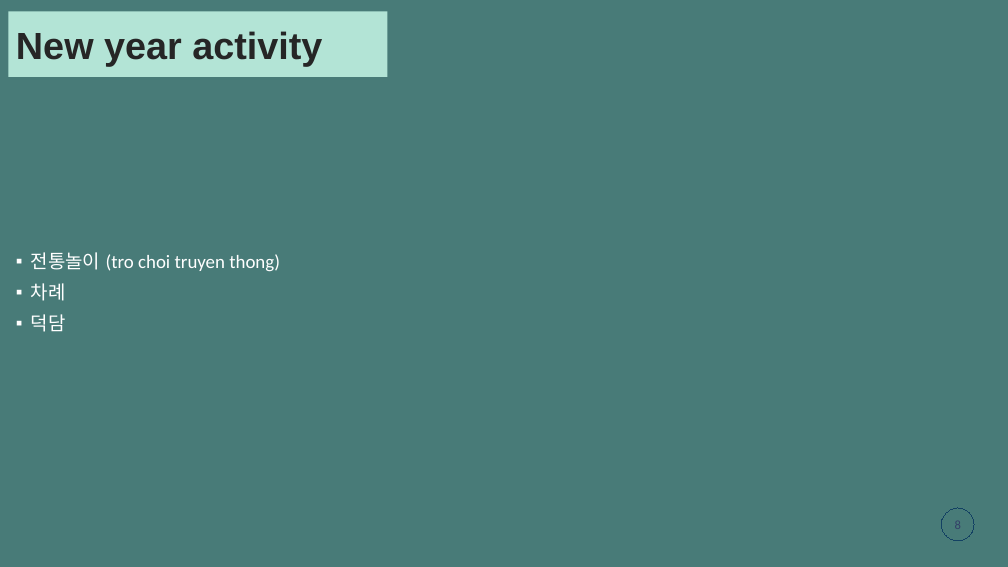
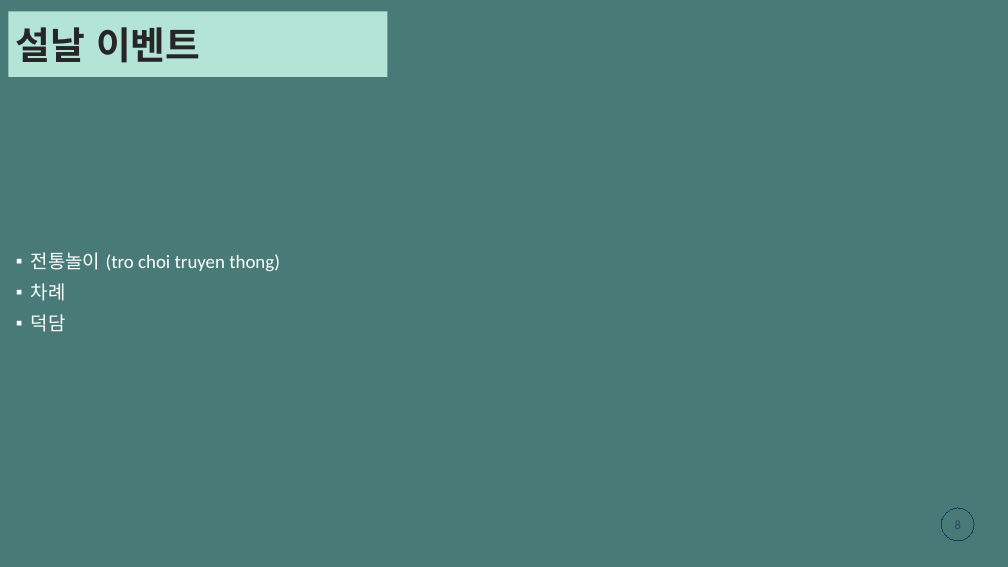
Before and after one commit to gemmanguen/Tetholidays, a slide deck: slide 8 of mducng_VN-KR.pptx. Drawn at 1008x567 pixels with LibreOffice and Linux fonts; fonts in the diff are those of the drawing. Boxes give left, top, right and bottom in pixels: in the first picture for what was removed or moved away, otherwise in the second. Text is boxed around its words. In the diff, an @@ line names an element or a change of style, - is before the commit and + after.

```diff
--- a/mducng_VN-KR.pptx
+++ b/mducng_VN-KR.pptx
@@ text in rectangle at [16, 27, 200, 63]: text changed @@
-New year activity
+설날 이벤트
```
Also in this commit, not shown: 7 other slides changed.
